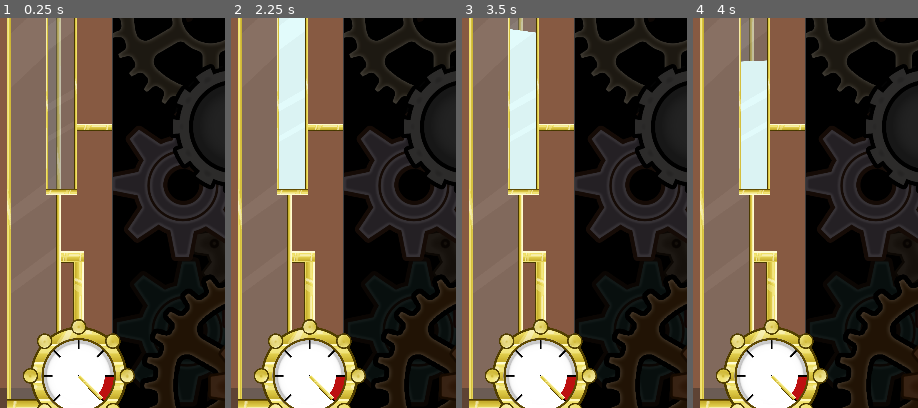
Above: before the commit, frames 1-4 (left to right).
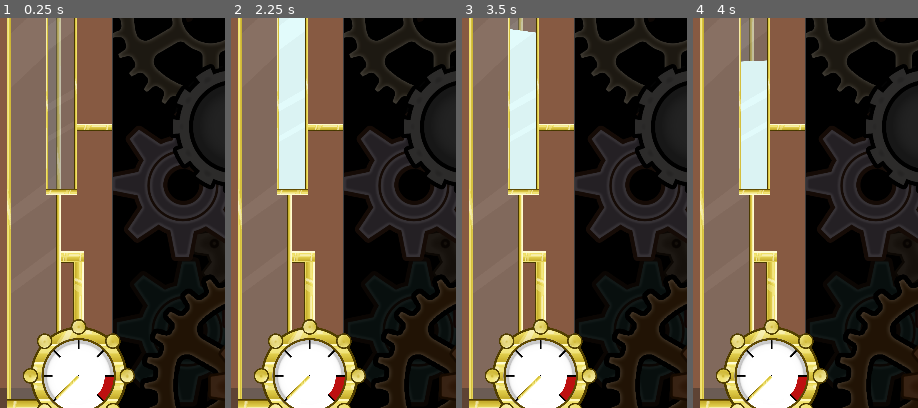
Above: after the commit, the same moments.

Repository: IIS-Mobile/PGiAnUP_zima_2024_stacjonarne_Catblast_Studio
Game: Godot game, scene res://scenes/main.tscn
The game is run twice, just before and just after one commit, with the same random seed, the same clock (stepped at 60 frames per second) and the same inputs.
Inputs (mouse positions are % of the whole screen's width and height, from its top left):
- Up to frame 1 (0.25 s): no input
- Up to frame 2 (2.25 s): click "Toggle idle" at 0.5 s; click "Add a gear" at 1.25 s; click "Boost for 5 sec." at 2 s
- Up to frame 3 (3.5 s): click (62, 51) at 2.75 s
- Up to frame 4 (4 s): click "Gears" at 3.5 s
The pictures show only the part of the screen within x 0-50%, y 35-85%; the shares and areas given below are measured in that part.

The runs differ from the first frame. In frame 1, 0.3% of the frame differs, in the area x 24-46%, y 91-98%; in frame 2, 0.3%; in frame 3, 0.3%; in frame 4, 0.3%.

Commit message:
Working idle during app runtime, also VFX working good

Diff:
--- a/global.gd
+++ b/global.gd
@@ -13,10 +13,9 @@
 const SLOWDOWN_FACTOR = 0.005
 const ROTATION_ANGLE = 30
 const IDLE_SPEED = 0.1
-const STEAM_LIMIT = 400
-const IDLING_TIME = 30 # in seconds
+const STEAM_LIMIT = 400.0
 
-var taps_count = 0
+var taps_count = 0.0
 var idle = false
 var phases := []
 var speed := 0.0
@@ -29,7 +28,6 @@
 	# init phases if no save state available
 	phases.resize(MAX_GEARS)
 	phases.fill(0.0)
-	connect("begin_idling", handle_idling)
 	idle_timer = Timer.new()
 	idle_timer.one_shot = true
 	add_child(idle_timer)
@@ -87,9 +85,3 @@
 			if prev_phase > phases[child.index]:
 				child.handle_resource_popup()
 				emit_signal("rotation_completed", child.index)
-
-func handle_idling(idling_time):
-	Global.idle = true
-	await get_tree().create_timer(idling_time).timeout
-	print("NO CIEKAWE CZY FAKTYCZNIE TYLE MINIE (jak cos to mija bo sprawdzalem)")
-	Global.idle = false
--- a/project.godot
+++ b/project.godot
@@ -19,6 +19,7 @@
 [autoload]
 
 Global="*res://global.gd"
+GlobalTimer="*res://scenes/global_timer.tscn"
 
 [display]
 
--- /dev/null
+++ b/scenes/global_timer.gd
@@ -0,0 +1,19 @@
+extends Node2D
+
+@onready var IdleTimer = $IdleTimer
+
+const IDLING_TIME = 30.0 # in seconds
+
+func _ready():
+	Global.connect("begin_idling", handle_idling)
+
+func handle_idling(idling_time):
+	Global.idle = true
+	IdleTimer.start(idling_time)
+
+func _on_idle_timer_timeout():
+	Global.idle = false
+
+func get_remaining_idle_time():
+	if  IdleTimer:
+		return IdleTimer.time_left
--- /dev/null
+++ b/scenes/global_timer.tscn
@@ -0,0 +1,11 @@
+[gd_scene load_steps=2 format=3 uid="uid://8eame88l2f60"]
+
+[ext_resource type="Script" path="res://scenes/global_timer.gd" id="1_usl6w"]
+
+[node name="Node2D" type="Node2D"]
+script = ExtResource("1_usl6w")
+
+[node name="IdleTimer" type="Timer" parent="."]
+one_shot = true
+
+[connection signal="timeout" from="IdleTimer" to="." method="_on_idle_timer_timeout"]
--- a/scenes/main.gd
+++ b/scenes/main.gd
@@ -20,6 +20,5 @@
 func _on_idle_button_pressed() -> void:
 	if Global.taps_count >= Global.STEAM_LIMIT:
 		Global.release_steam.emit()
-		Global.begin_idling.emit(Global.IDLING_TIME)
 	else:
 		print("NIEEEE NIE MOZESZ JESZCZE IDLOWAC MUSISZ NAPOMPOWAC PARY DO KOMORY")
--- a/scenes/steam_chamber.gd
+++ b/scenes/steam_chamber.gd
@@ -2,6 +2,9 @@
 
 var iterator = 0.01
 var index = 0
+
+const MAX_GAUGE_ANGLE: float = 45.0
+var MIN_GAUGE_ANGLE: float = -225.0
 
 func _ready() -> void:
 	Global.connect("release_steam", release_steam)
@@ -12,17 +15,20 @@
 
 func _process(delta: float) -> void:
 	$Panel/Container/ProgressBar2.value = Global.buffer
-	waving_steam(index)
+
+	waving_steam()
 	if(index <= -0.1 or index >= 0.1):
 		iterator = -iterator
 	index += iterator
+	if Global.idle:
+		handle_gauge(GlobalTimer.get_remaining_idle_time(), GlobalTimer.IDLING_TIME)
 
 func increment_taps():
 	if Global.taps_count < Global.STEAM_LIMIT:
 		Global.taps_count += 1
 		$Panel/Container/ProgressBar.value = Global.taps_count
 
-func waving_steam(index):
+func waving_steam():
 	$Panel/Container/ProgressBar.get_theme_stylebox("fill").skew.y = pow(index, 2.0) + index - pow(index, 3.0)
 	$Panel/Container/ProgressBar2.get_theme_stylebox("fill").skew.y = pow(index, 2.0) + index - pow(index, 3.0)
 
@@ -30,7 +36,15 @@
 	for i in range (Global.STEAM_LIMIT, 0, -1):
 		if i%2:
 			await get_tree().create_timer(0.0001).timeout
+			#handle_gauge(Global.taps_count, Global.STEAM_LIMIT)
 		Global.taps_count = i
 		$Panel/Container/ProgressBar.value = Global.taps_count
 		$Panel/Container/Whistle/CPUParticles2D.emitting = true
+		handle_gauge(Global.STEAM_LIMIT - Global.taps_count, Global.STEAM_LIMIT)
 	$Panel/Container/Whistle/CPUParticles2D.emitting = false
+	Global.begin_idling.emit(GlobalTimer.IDLING_TIME)
+
+func handle_gauge(remaining_time, total_time):
+	var progress = remaining_time / total_time
+	var angle = lerp(MIN_GAUGE_ANGLE, MAX_GAUGE_ANGLE, progress)
+	$Panel/Container/SteamGauge/GaugeHand.rotation_degrees = angle
--- a/scenes/steam_chamber.tscn
+++ b/scenes/steam_chamber.tscn
@@ -121,6 +121,7 @@
 texture = ExtResource("4_fd6e0")
 
 [node name="ProgressBar2" type="ProgressBar" parent="Panel/Container"]
+layout_mode = 0
 offset_left = 180.317
 offset_top = 114.426
 offset_right = 410.317
@@ -181,7 +182,7 @@
 
 [node name="GaugeHand" type="Sprite2D" parent="Panel/Container/SteamGauge"]
 position = Vector2(0.0706894, 0)
-rotation = 0.785398
+rotation = -3.92699
 scale = Vector2(0.121846, 0.155358)
 texture = ExtResource("4_fd6e0")
 offset = Vector2(1000, 0)
